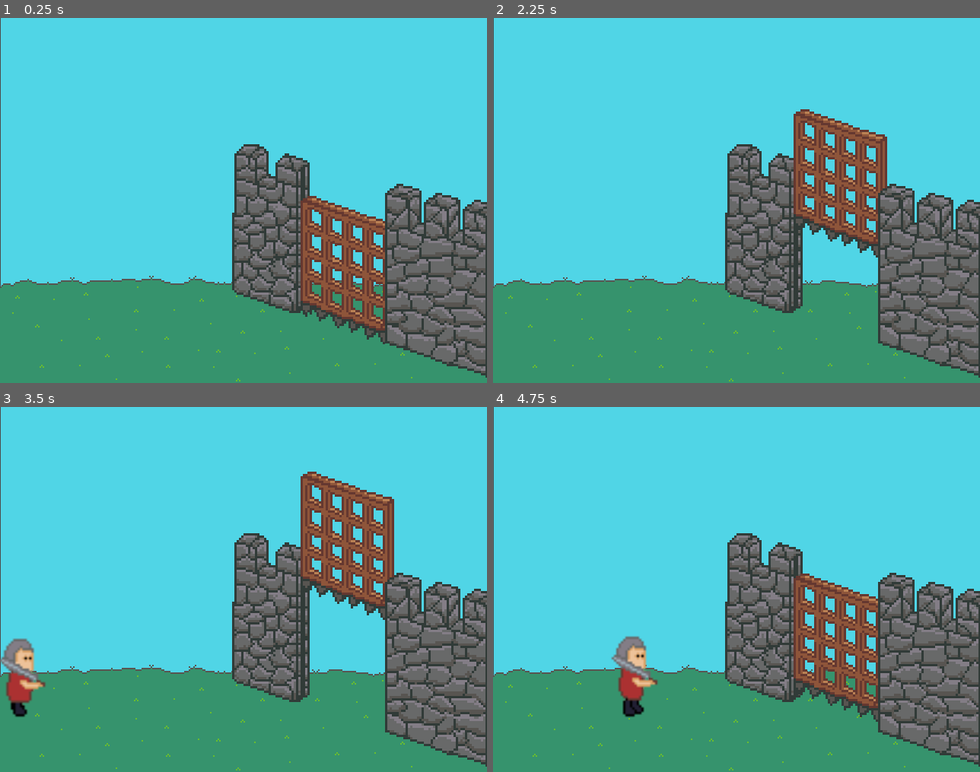
Above: before the commit, frames 1-4 (two rows, left to right).
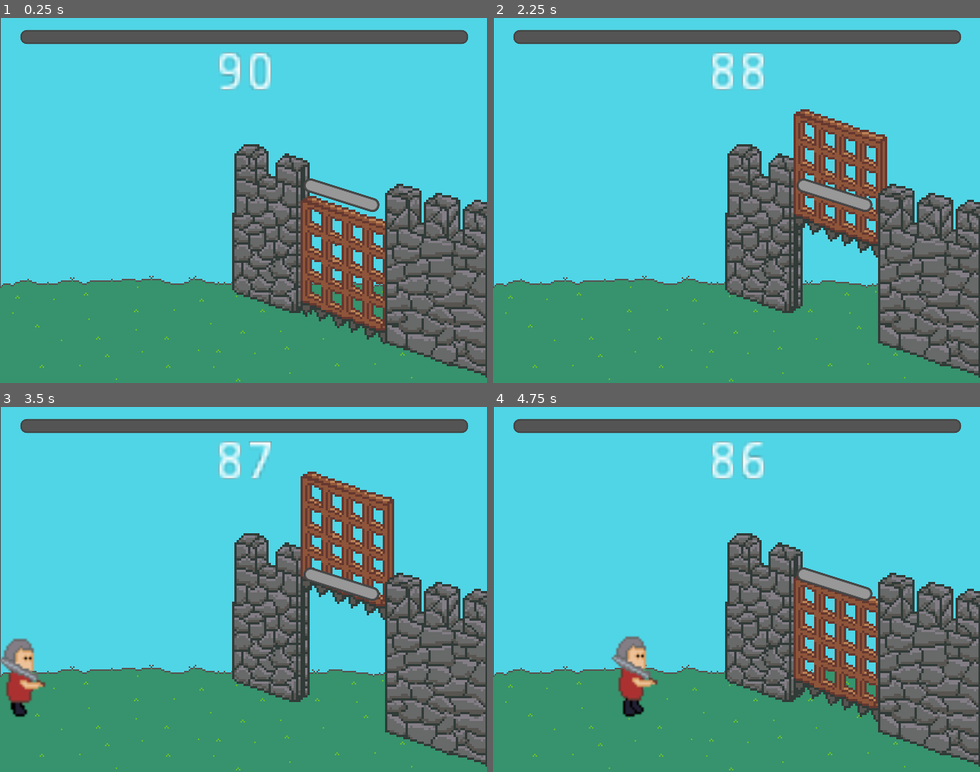
Above: after the commit, the same moments.

Repository: dudezord/01-portcullis
Game: Godot game, scene res://Game.tscn
Same seed, same stepped clock (60 frames per second), same inputs: the game is played once before the commit and once after it.
Inputs:
- Up to frame 1 (0.25 s): no input
- Up to frame 2 (2.25 s): tap Enter (ui_accept) at 0.5, 0.77, 1.52 s; hold Right 0.53-1.28 s; hold Tab 0.53-1.28 s; hold Left 1.28-2.03 s; tap 0 at 1.35 s; hold Right from 2.03 s (still down); hold Tab from 2.03 s (still down)
- Up to frame 3 (3.5 s): keep holding Right; release Tab at 2.78 s; tap 0 at 2.85 s; tap Enter (ui_accept) at 3.02 s
- Up to frame 4 (4.75 s): release Right at 3.53 s; hold Tab 3.53-4.28 s; hold Left from 3.53 s (still down); tap Enter (ui_accept) at 3.77, 4.52 s; tap 0 at 4.35 s

The runs differ from the first frame. In frame 1, 5.1% of the frame differs, in the area x 4-97%, y 3-54%; in frame 2, 5.2%; in frame 3, 5.0%; in frame 4, 5.1%.

Commit message:
Difficulty tweaking

Diff:
--- a/Game.gd
+++ b/Game.gd
@@ -5,17 +5,27 @@
 var _min_spawn_timer = 1.0
 var _max_spawn_timer = 3.0
 
-export var score_enemy_killed = 5.0
-export var score_enemy_enter = -2.0
-export var score_enemy_attack = -2.0
+var _gate_open_timer = 3.0
+var _gate_close_timer = 1.0
 
-export var score_villager_killed = -2.0
-export var score_villager_enter = 5.0
+var _mob_speed_min = 200.0
+var _mob_speed_max = 200.0
+
+export var score_enemy_killed = 7.0
+export var score_enemy_enter = -8.0
+export var score_enemy_attack = 0.0
+
+export var score_villager_killed = -10.0
+export var score_villager_enter = 3.0
 export var score_villager_attack = 0.0
+
+export var game_duration = 91.0
 
 var _delta = 0.0
 
 func _ready():
+	$Label/Timer.start(game_duration)
+
 	$Spawner.set_min_max_timer(_min_spawn_timer, _max_spawn_timer)
 
 	EventBus.connect("mob_killed", self, "_on_Mob_killed")
@@ -53,13 +63,27 @@
 
 func _add_morale(delta):
 	_morale += delta
+	_morale = clamp(_morale, 0, 100)
+
 	EventBus.emit_signal("morale_updated", _morale)
 
-	_min_spawn_timer = clamp(_min_spawn_timer - delta / 50.0, 0.1, 1)
-	_max_spawn_timer = clamp(_max_spawn_timer - delta / 50.0, 0.1, 3)
+	var _weight = _morale / 100.0
 
+	var ease_spawn = ease(_weight, 0.5)
+	_min_spawn_timer = lerp(1.0, 0.01, ease_spawn)
+	_max_spawn_timer = lerp(3.0, 1.0, ease_spawn)
 	$Spawner.set_min_max_timer(_min_spawn_timer, _max_spawn_timer)
-	$GateHolder/Gate.set_gate_animation_timer(_max_spawn_timer * .8, _min_spawn_timer * .8)
+
+	var ease_speed = ease(_weight, 1)
+	_mob_speed_min = lerp(200, 150, ease_speed)
+	_mob_speed_max = lerp(200, 300, ease_speed)
+	$Spawner.set_min_max_speed(_mob_speed_min, _mob_speed_max)
+
+	var elapsed_time = 1.0 - $Label/Timer.time_left / game_duration
+	var ease_gate = ease(_weight * 0.8 + elapsed_time * 0.2, 0.6)
+	_gate_open_timer = lerp(3.0, 0.2, ease_gate)
+	_gate_close_timer = lerp(1.0, 0.2, ease_gate)
+	$GateHolder/Gate.set_gate_animation_timer(_gate_open_timer, _gate_close_timer)
 
 func _on_Gate_destroyed():
 	get_tree().paused = true
--- a/Game.tscn
+++ b/Game.tscn
@@ -106,14 +106,13 @@
 scale = Vector2( 1.5, 1.5 )
 
 [node name="GateHealthBar" type="ProgressBar" parent="GateHolder"]
-visible = false
-margin_left = -41.0
-margin_top = -143.0
-margin_right = 54.0
-margin_bottom = -133.0
+margin_left = -44.0
+margin_top = -141.0
+margin_right = 51.0
+margin_bottom = -131.0
 grow_horizontal = 2
 grow_vertical = 2
-rect_rotation = 14.1443
+rect_rotation = 17.5177
 custom_styles/fg = SubResource( 2 )
 custom_styles/bg = SubResource( 3 )
 step = 1.0
@@ -130,7 +129,7 @@
 collision_mask = 2
 
 [node name="CollisionShape2D" type="CollisionShape2D" parent="Despawner/Area2D"]
-position = Vector2( -1, -6 )
+position = Vector2( -116, 48 )
 shape = SubResource( 1 )
 
 [node name="Spawner" type="Node2D" parent="."]
@@ -144,7 +143,6 @@
 autostart = true
 
 [node name="MoraleBar" type="ProgressBar" parent="."]
-visible = false
 margin_left = 30.0
 margin_top = 20.0
 margin_right = 610.0
@@ -157,7 +155,6 @@
 script = ExtResource( 7 )
 
 [node name="Label" type="Label" parent="."]
-visible = false
 anchor_right = 1.0
 margin_left = 281.0
 margin_top = 40.0
@@ -170,8 +167,7 @@
 script = ExtResource( 8 )
 
 [node name="Timer" type="Timer" parent="Label"]
-wait_time = 60.0
-autostart = true
+wait_time = 91.0
 
 [node name="GateFg" type="Sprite" parent="."]
 position = Vector2( 448, 308 )
--- a/mobs/Spawner.gd
+++ b/mobs/Spawner.gd
@@ -6,6 +6,9 @@
 
 var _min_timer : float = 1.0;
 var _max_timer : float = 3.0;
+
+var _min_speed : float = 200.0;
+var _max_speed : float = 200.0;
 
 func _input(event):
 	var just_pressed = event.is_pressed() and not event.is_echo()
@@ -23,7 +26,9 @@
 	if not mob_scene:
 		return
 
-	add_child(mob_scene.instance())
+	var new_mob = mob_scene.instance()
+	new_mob.speed = _min_speed + randf() * (_max_speed - _min_speed)
+	add_child(new_mob)
 
 func _get_weighted_index():
 	assert(mob_scenes.size() == mob_weights.size())
@@ -49,6 +54,11 @@
 	_min_timer = min_timer
 	_max_timer = max_timer
 
+
+func set_min_max_speed(min_speed, max_speed):
+	_min_speed = min_speed
+	_max_speed = max_speed
+
 func _on_Timer_timeout():
 	var idx = _get_weighted_index()
 	_spawn(mob_scenes[idx])
--- a/mobs/enemy_soldier/EnemySoldier.tscn
+++ b/mobs/enemy_soldier/EnemySoldier.tscn
@@ -35,7 +35,7 @@
 
 [node name="Node2D" type="Node2D"]
 script = ExtResource( 1 )
-damage_per_second = 2.0
+damage_per_second = 15.0
 
 [node name="AnimatedSprite" type="AnimatedSprite" parent="."]
 position = Vector2( -2, -68 )
--- a/mobs/villager/Villager.tscn
+++ b/mobs/villager/Villager.tscn
@@ -35,6 +35,7 @@
 
 [node name="Node2D" type="Node2D"]
 script = ExtResource( 1 )
+damage_per_second = 5.0
 
 [node name="AnimatedSprite" type="AnimatedSprite" parent="."]
 position = Vector2( -2, -68 )
